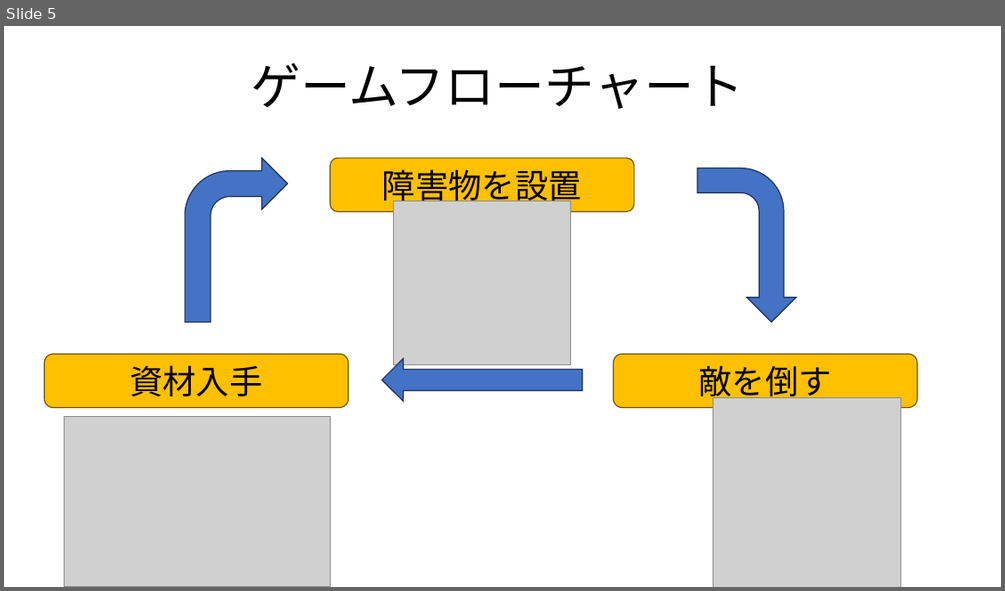
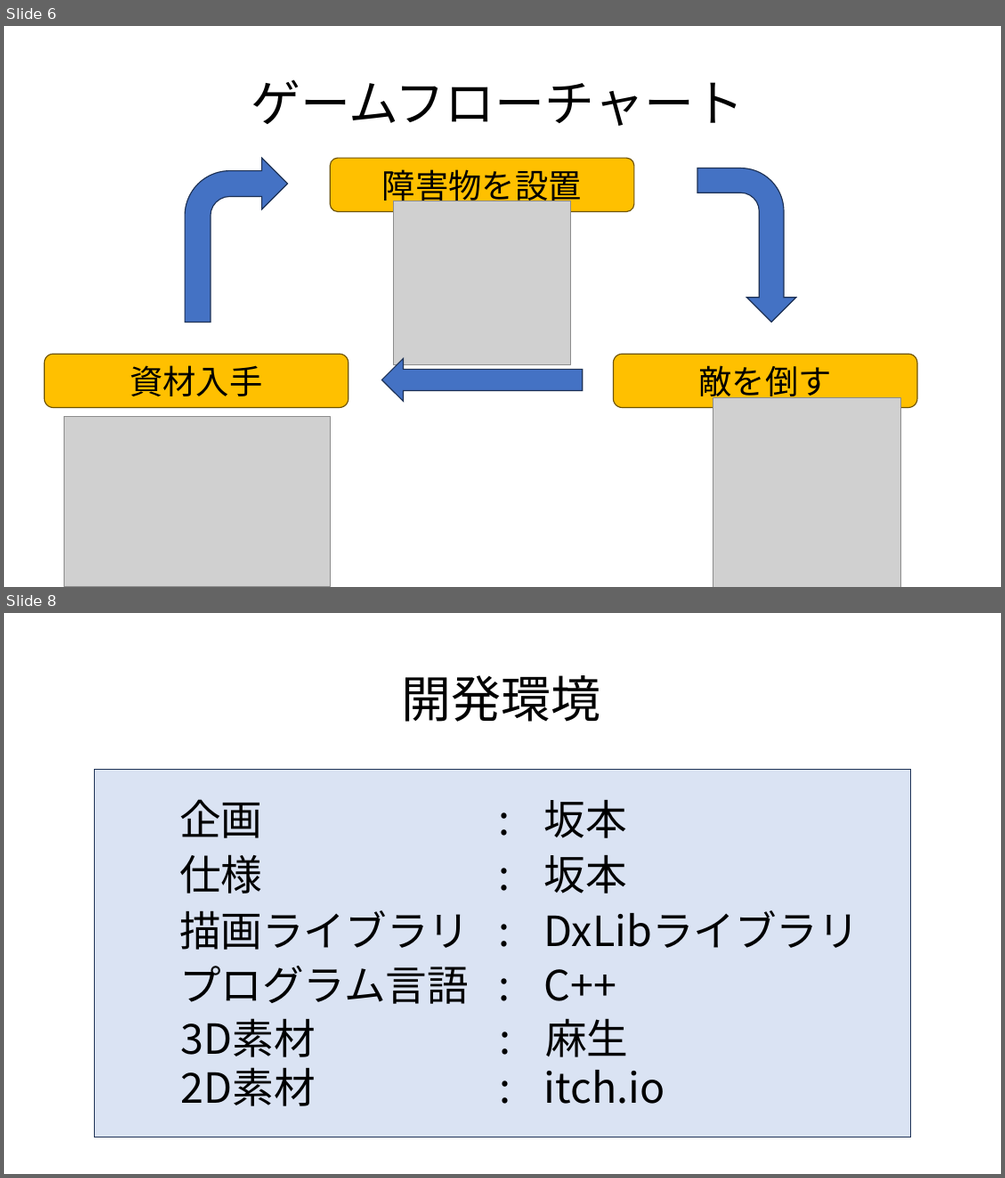
Before and after one commit to sayudesu/ToD, a slide deck: _Proposal/TowerOfDefense.pptx. Shown one above the other, each under a label of ours: slide 5 before the commit, slides 6 and 8 after it; the slides between them are not shown. The pictures are 1005x591 and 1005x1178 pixels, drawn with LibreOffice and Linux fonts; fonts in the diff are those of the drawing; grey boxes stand for pictures; background and template pictures are left out. Boxes give left, top, right and bottom in pixels: in the first picture for what was removed or moved away, otherwise in the second. Text is boxed around its words. In the diff, an @@ line names an element or a change of style, - is before the commit and + after.

Commit message:
企画書の変更

```diff
--- a/_Proposal/TowerOfDefense.pptx
+++ b/_Proposal/TowerOfDefense.pptx
@@ slide 8 added at <box>4,613,1001,1174</box>, background picture (left out) @@
@@ text added at <box>402,675,601,722</box>, 48 pt, text #000000 @@
+開発環境
@@ rectangle added at <box>95,770,911,1137</box>, fill #DAE3F3, outline #1E3256 1 pt @@
@@ text added at <box>179,799,262,838</box>, 40 pt, text #000000 @@
+企画
@@ text added at <box>491,790,523,848</box>, 40 pt, text #000000 @@
+:
@@ text added at <box>544,800,627,838</box>, 40 pt, text #000000 @@
+坂本
@@ text added at <box>491,845,523,903</box>, 40 pt, text #000000 @@
+:
@@ text added at <box>179,854,262,893</box>, 40 pt, text #000000 @@
+仕様
@@ text added at <box>544,855,627,893</box>, 40 pt, text #000000 @@
+坂本
@@ text added at <box>491,901,523,959</box>, 40 pt, text #000000 @@
+:
@@ text added at <box>179,910,469,949</box>, 40 pt, text #000000 @@
+描画ライブラリ
@@ text added at <box>544,910,860,948</box>, 40 pt, text #000000 @@
+DxLibライブラリ
@@ text added at <box>491,956,523,1013</box>, 40 pt, text #000000 @@
+:
@@ text added at <box>179,965,469,1004</box>, 40 pt, text #000000 @@
+プログラム言語
@@ text added at <box>544,969,616,1001</box>, 40 pt, text #000000 @@
+C++
@@ text added at <box>493,1008,525,1066</box>, 40 pt, text #000000 @@
+:
@@ text added at <box>181,1018,316,1057</box>, 40 pt, text #000000 @@
+3D素材
@@ text added at <box>545,1018,628,1057</box>, 40 pt, text #000000 @@
+麻生
@@ text added at <box>493,1058,525,1116</box>, 40 pt, text #000000 @@
+:
@@ text added at <box>181,1067,316,1106</box>, 40 pt, text #000000 @@
+2D素材
@@ text added at <box>544,1070,665,1103</box>, 40 pt, text #000000 @@
+itch.io
@@ what was slide 5 is now slide 6 @@
@@ slide 6 changed as well @@
@@ text "ゲームフローチャート": place and size @@
-text "ゲームフローチャート" at <box>251,62,744,109</box>
+text "ゲームフローチャート" at <box>251,79,744,126</box>
```
Also in this commit, not shown: 4 other slides changed, 3 other slides added, 1 other file.
